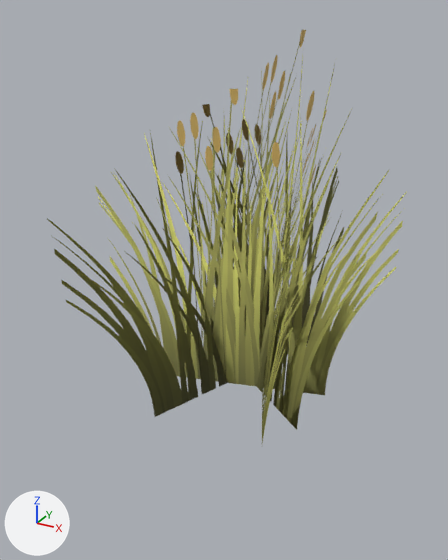
Two versions of the glTF model assets/models/nature/savanna_grass_1.glb, one commit apart.
Camera for both pictures: a camera (50 mm lens) standing at (0.662, -1.337, 0.945) and looking at (-0.048, -0.047, 0.3). Every picture has the same lights, and +X, +Y and +Z are marked at lower left. The picture after the commit comes second. Vertices at exactly the same position are counted once.

Before the edit, the objects in view are built like this:
```python
me_savanna_grass_1 = bpy.data.meshes.new('savanna_grass_1')
me_savanna_grass_1.from_pydata(...)  # 24 vertices, 16 faces; spans x -0.348..0.402, y -0.43..0.508, z -0.03..0.897
me_savanna_grass_1.materials.append(mat_card_savanna_grass)
ob_savanna_grass_1 = bpy.data.objects.new('savanna_grass_1', me_savanna_grass_1)
ob_savanna_grass_1.location = (0.0, 0.0, 0.0)
```
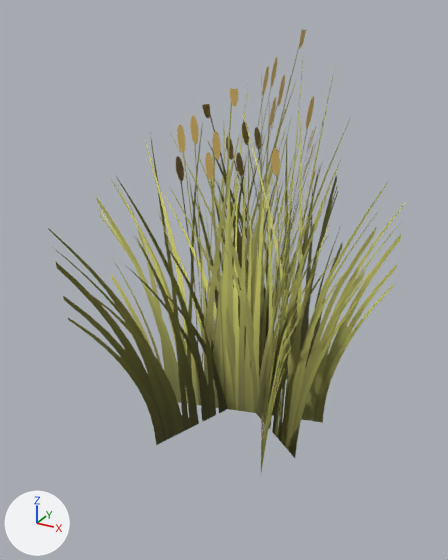
Location of each change, [x1, y1, x2, y2] in pixels of the pictures (448 x 560 px; the box of a moved part takes in the faces that stretch with it):
'savanna_grass_1', reshaped (7% taller): before [47, 30, 407, 443]; after [48, 30, 405, 472]
part 1 of me_savanna_grass_1, moved or reshaped: before [95, 89, 407, 395]; after [96, 89, 405, 423]
part 2 of me_savanna_grass_1, moved or reshaped: before [262, 110, 327, 443]; after [261, 110, 327, 472]
part 3 of me_savanna_grass_1, moved or reshaped: before [47, 104, 344, 417]; after [48, 104, 342, 445]
part 4 of me_savanna_grass_1, moved or reshaped: before [202, 30, 389, 430]; after [202, 30, 388, 458]

What changed in the scene script:
```text
Change me_savanna_grass_1:
    used by ob_savanna_grass_1; location = (0.0, 0.0, 0.0)
    remove me_savanna_grass_1.from_pydata(...)  # 24 vertices, 16 faces; spans x -0.348..0.402, y -0.43..0.508, z -0.03..0.897
    add me_savanna_grass_1.from_pydata(...)  # 24 vertices, 16 faces; spans x -0.348..0.402, y -0.43..0.508, z -0.12..0.897
    me_savanna_grass_1 part 1: the loose piece of 6 vertices spanning x -0.348..0.395, y -0.257..0.09, z -0.03..0.791 is scaled about its middle by (1, 1, 1.11), then moved by (0.0, 0.0, -0.045)
    me_savanna_grass_1 part 2: the loose piece of 6 vertices spanning x -0.155..0.352, y -0.395..0.488, z -0.03..0.725 is scaled about its middle by (1, 1, 1.12), then moved by (0.0, 0.0, -0.045)
    me_savanna_grass_1 part 3: the loose piece of 6 vertices spanning x -0.337..0.133, y -0.43..0.508, z -0.03..0.718 is scaled about its middle by (1, 1, 1.12), then moved by (0.0, 0.0, -0.045)
    me_savanna_grass_1 part 4
    me_savanna_grass_1.vertices[6].co: (0.332, -0.22, -0.03) -> (0.332, -0.22, -0.12)
    me_savanna_grass_1.vertices[7].co: (-0.311, 0.249, -0.03) -> (-0.311, 0.249, -0.12)  # pixel (197, 323) -> pixel (198, 347)
    me_savanna_grass_1.vertices[8].co: (0.347, -0.2, 0.434) -> (0.347, -0.2, 0.389)  # pixel (358, 283) -> pixel (356, 303)
    me_savanna_grass_1.vertices[9].co: (-0.297, 0.269, 0.434) -> (-0.297, 0.269, 0.389)  # pixel (202, 188) -> pixel (202, 202)
```
